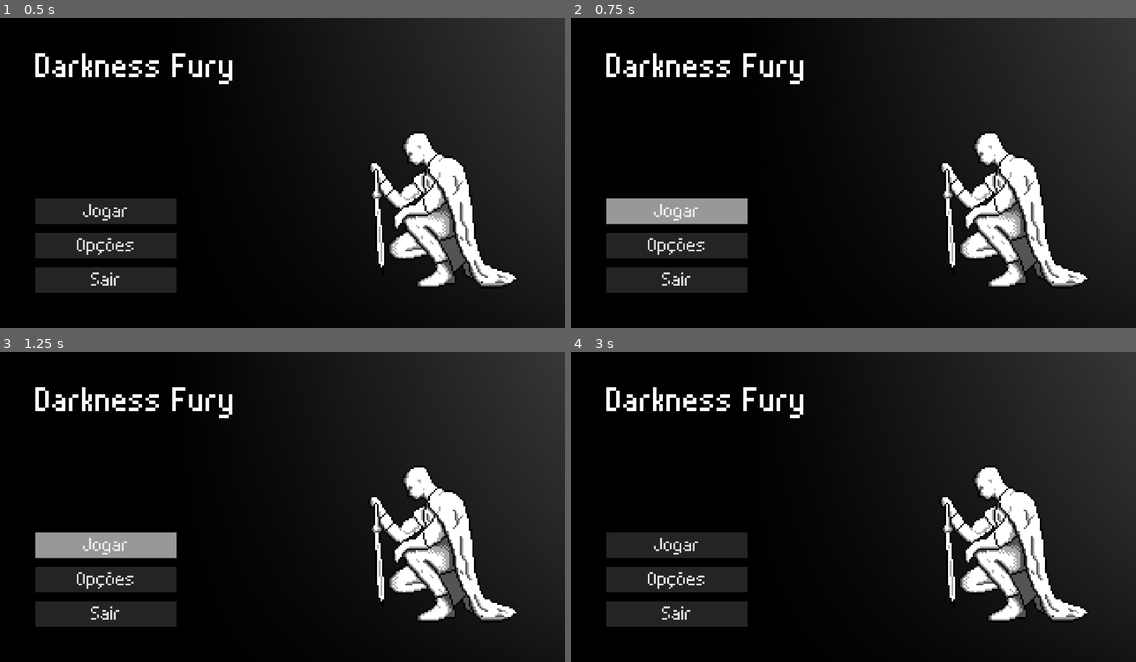
Above: before the commit, frames 1-4 (two rows, left to right).
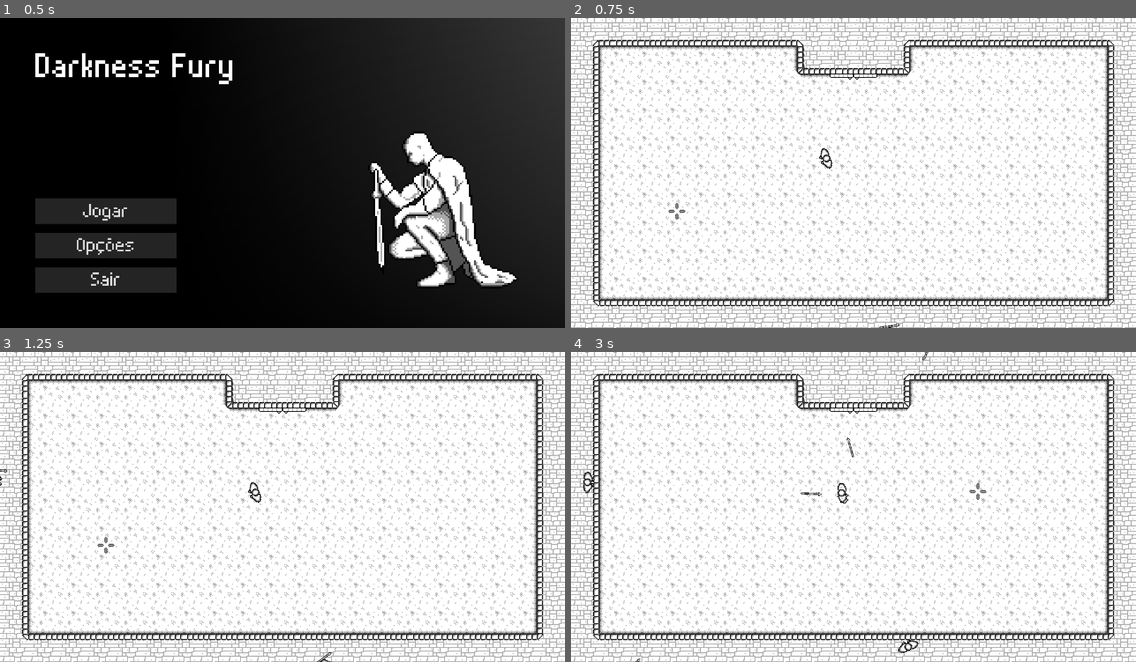
Above: after the commit, the same moments.

Repository: CarlMachado/DarknessFury
Game: Godot game, scene res://scenes/main_menu.tscn
The game is run twice, just before and just after one commit, with the same random seed, the same clock (stepped at 60 frames per second) and the same inputs.
Inputs (mouse positions are in pixels of both pictures, inside the frame that each line leads up to):
- Up to frame 1 (0.5 s): no input
- Up to frame 2 (0.75 s): click "Jogar" at 0.5 s
- Up to frame 3 (1.25 s): no input
- Up to frame 4 (3 s): click (678, 544) at 1.25 s, where only the run before the commit has a clickable "Jogar"; click (678, 578) at 2 s, where only the run before the commit has a clickable "Opções"; move the mouse to (977, 491) at 2.77 s; hold D (ui_right) from 2.78 s (still down); click (977, 491) at 2.85 s

Frame 1 is identical in both runs. In frame 2, 95% of the frame differs, in the area x 0-100%, y 0-100%; in frame 3, 95%; in frame 4, 95%.
Error before the commit: Parse Error: Can't preload resource at path: res://scenes/levels/arena.tscn (res://scripts/main_menu.gd:3)

Commit message:
Correcoes

Diff:
--- a/prefabs/spear_floor.tscn
+++ b/prefabs/spear_floor.tscn
@@ -6,9 +6,7 @@
 [sub_resource type="RectangleShape2D" id=1]
 extents = Vector2( 8.99158, 3.02806 )
 
-[node name="spear_floor" type="Area2D" groups=[
-"spear",
-]]
+[node name="spear_floor" type="Area2D"]
 script = ExtResource( 1 )
 
 [node name="col_shape" type="CollisionShape2D" parent="."]
@@ -17,9 +15,4 @@
 
 [node name="sprite" type="Sprite" parent="."]
 texture = ExtResource( 2 )
-
-[node name="timer" type="Timer" parent="."]
-wait_time = 7.0
-autostart = true
 [connection signal="body_entered" from="." to="." method="_on_spear_body_entered"]
-[connection signal="timeout" from="timer" to="." method="_on_timer_timeout"]
--- a/prefabs/spear_hand.tscn
+++ b/prefabs/spear_hand.tscn
@@ -9,7 +9,6 @@
 
 [node name="spear_hand" type="StaticBody2D"]
 collision_layer = 8
-
 collision_mask = 4
 script = ExtResource( 1 )
 
--- a/project.godot
+++ b/project.godot
@@ -99,11 +99,6 @@
 , Object(InputEventKey,"resource_local_to_scene":false,"resource_name":"","device":0,"alt":false,"shift":false,"control":false,"meta":false,"command":false,"pressed":false,"scancode":16777234,"unicode":0,"echo":false,"script":null)
  ]
 }
-ui_attack={
-"deadzone": 0.5,
-"events": [ Object(InputEventMouseButton,"resource_local_to_scene":false,"resource_name":"","device":0,"alt":false,"shift":false,"control":false,"meta":false,"command":false,"button_mask":0,"position":Vector2( 0, 0 ),"global_position":Vector2( 0, 0 ),"factor":1.0,"button_index":1,"pressed":false,"doubleclick":false,"script":null)
- ]
-}
 
 [layer_names]
 
--- a/scenes/levels/arena.tscn
+++ b/scenes/levels/arena.tscn
@@ -31,17 +31,8 @@
 [node name="tile_arena" parent="." instance=ExtResource( 3 )]
 tile_data = PoolIntArray( 0, 36, 0, 1, 35, 0, 2, 35, 0, 3, 35, 0, 4, 35, 0, 5, 35, 0, 6, 35, 0, 7, 35, 0, 8, 0, 0, 9, 2 …(3087 unchanged characters)…
 
-[node name="spear_floor2" parent="." instance=ExtResource( 3 )]
-position = Vector2( 160, 196.842 )
-rotation = 2.31578
-
-[node name="spear_floor3" parent="." instance=ExtResource( 3 )]
-position = Vector2( 288.913, 231.832 )
-rotation = 4.01451
-
 [node name="player" parent="." instance=ExtResource( 4 )]
-position = Vector2( 320, 176 )
-rotation = -1.5708
+position = Vector2( 288, 160 )
 
 [node name="enemy_spawns" type="Node" parent="."]
 editor/display_folded = true
@@ -71,7 +62,6 @@
 position = Vector2( 717.716, 724.768 )
 
 [node name="spawn_enemy8" parent="enemy_spawns" instance=ExtResource( 5 )]
-
 position = Vector2( 61.1833, 801.068 )
 
 [node name="walls_area_enemy" type="Area2D" parent="."]
@@ -111,7 +101,4 @@
 [node name="shape8" type="CollisionShape2D" parent="walls_area_enemy"]
 position = Vector2( 334.376, 14.361 )
 shape = SubResource( 5 )
-
-[node name="mouse_cross" parent="." instance=ExtResource( 6 )]
-z_index = 1000
 [connection signal="body_entered" from="walls_area_enemy" to="enemy_spawns/spawn_enemy0" method="_on_walls_area_body_entered"]
--- a/scripts/player.gd
+++ b/scripts/player.gd
@@ -1,14 +1,12 @@
 extends KinematicBody2D
 
 const MAX_LIFE = 100
-var life = MAX_LIFE
-
 const SPEED = 200
 
+var life = MAX_LIFE
 var has_spear = false
 
 func _ready():
-	print("vai tomar no cu herikc")
 	pass
 
 func _physics_process(delta):
--- a/scripts/spawn_enemy.gd
+++ b/scripts/spawn_enemy.gd
@@ -9,7 +9,6 @@
 	$timer_spawn.start(rand_range(4, 7))
 #	$timer_spawn.start(1)
 
-# warning-ignore:unused_argument
 func _process(delta):
 	if enemy == null and !firt_start:
 		enemy = PRE_ENEMY.instance()
Not shown: 1 places in scenes/levels/arena.tscn that only renumber resources
